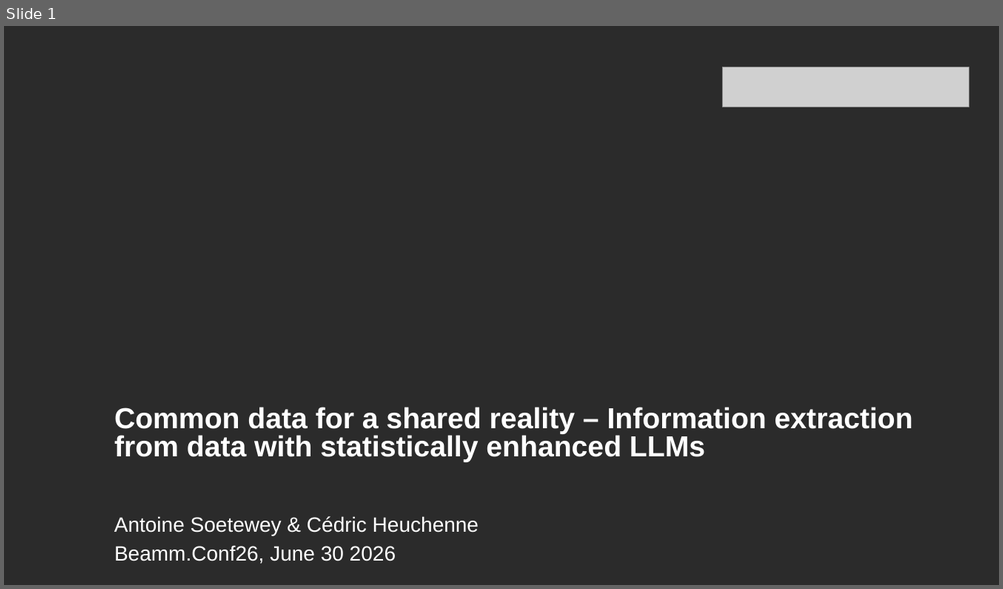
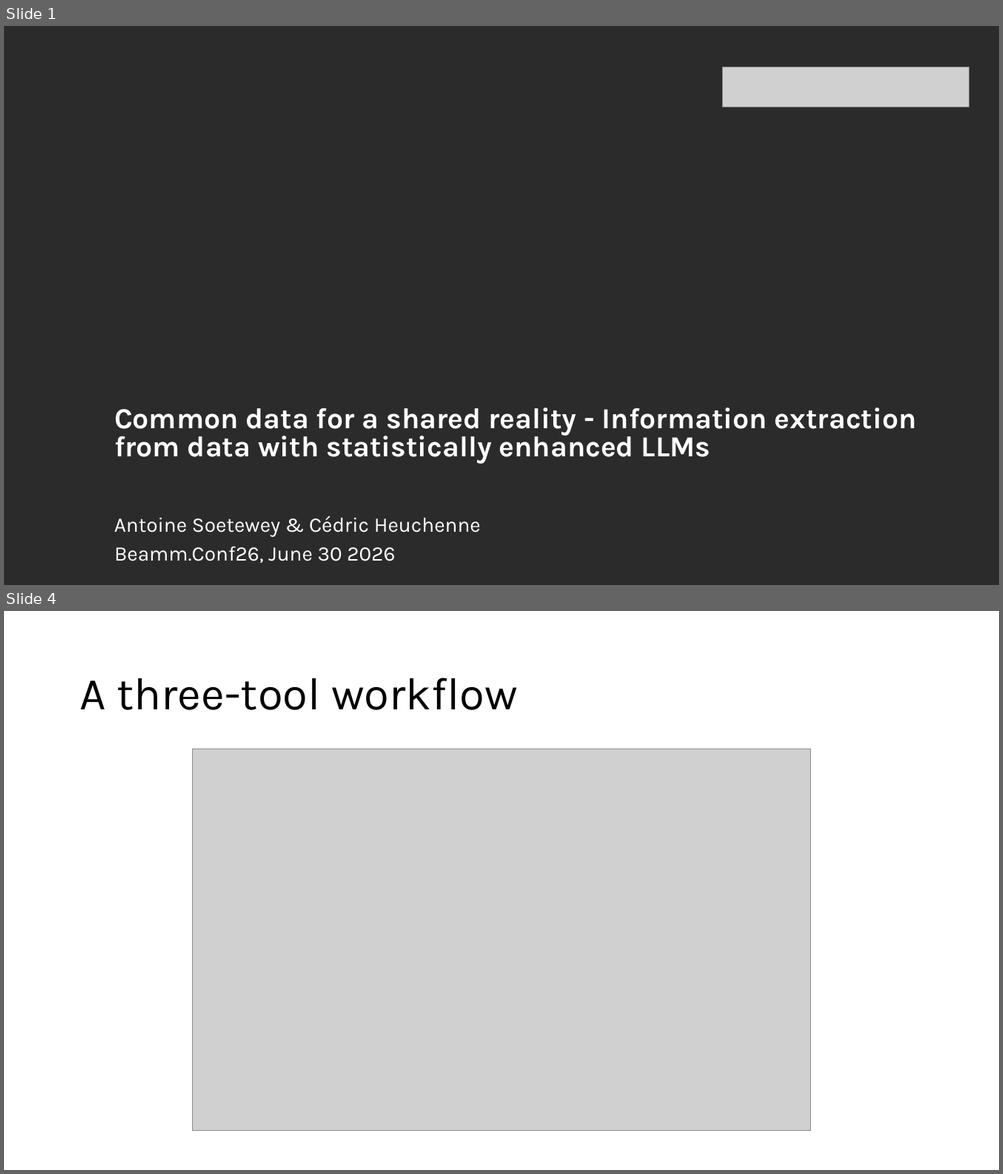
Before and after one commit to AntoineSoetewey/Beamm.Conf26, a slide deck: Slides_AntoineSoetewey_Beamm.Conf26.pptx. Shown one above the other, each under a label of ours: slide 1 before the commit, slides 1 and 4 after it; the slides between them are not shown. The pictures are 1003x589 and 1003x1174 pixels, drawn with LibreOffice and Linux fonts; fonts in the diff are those of the drawing; grey boxes stand for pictures; background and template pictures are left out; a plain dark background stands for a picture behind light text. Boxes give left, top, right and bottom in pixels: in the first picture for what was removed or moved away, otherwise in the second. Text is boxed around its words. In the diff, an @@ line names an element or a change of style, - is before the commit and + after.

```diff
--- a/Slides_AntoineSoetewey_Beamm.Conf26.pptx
+++ b/Slides_AntoineSoetewey_Beamm.Conf26.pptx
@@ slide 4 added at [4,611,999,1170], background #FFFFFF @@
@@ title added at [79,678,518,710], 44 pt, text #000000 @@
+A three-tool workflow
@@ picture added at [192,749,811,1131] @@
@@ slide 1 changed as well @@
@@ text at [114,408,916,464]: text changed; font Arial to Karla @@
-Common data for a shared reality – Information extraction from data with statistically enhanced LLMs
+Common data for a shared reality - Information extraction from data with statistically enhanced LLMs
@@ text "Antoine Soetewey & Cédric Heuchenne" at [114,517,481,537]: font Arial to Karla @@
@@ text "Beamm.Conf26, June 30 2026" at [114,546,395,563]: font Arial to Karla @@
```
Also in this commit, not shown: 1 other slide changed, 25 other slides added, 1 slide removed.
